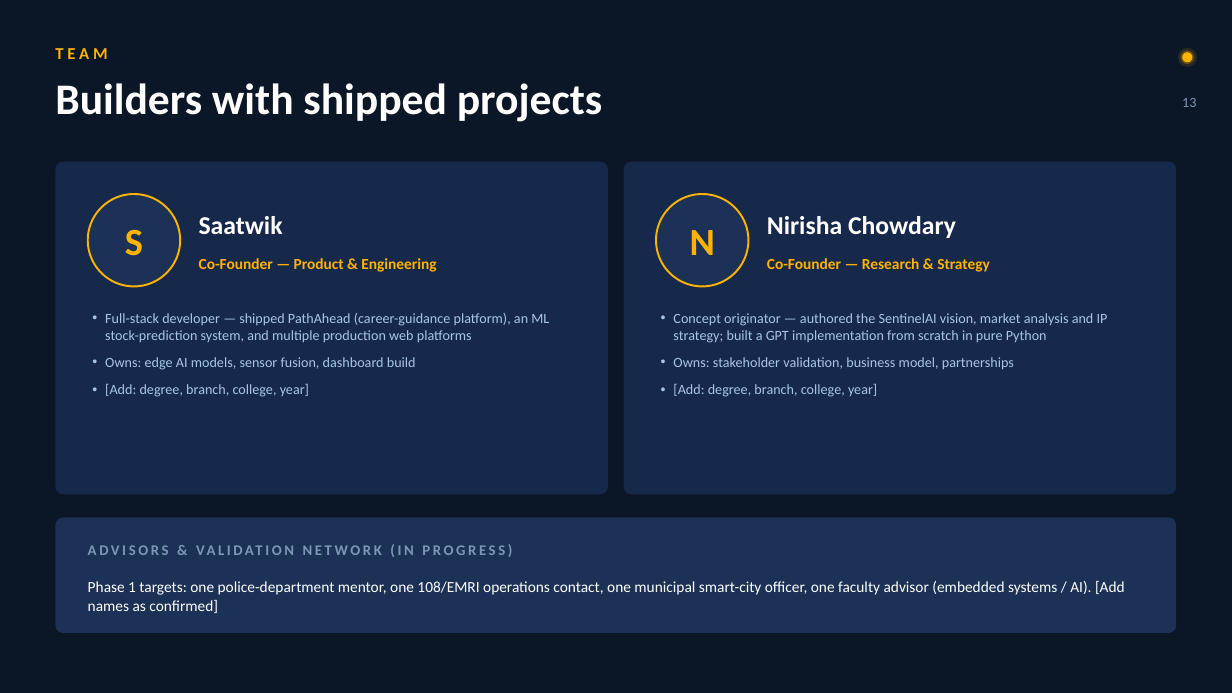
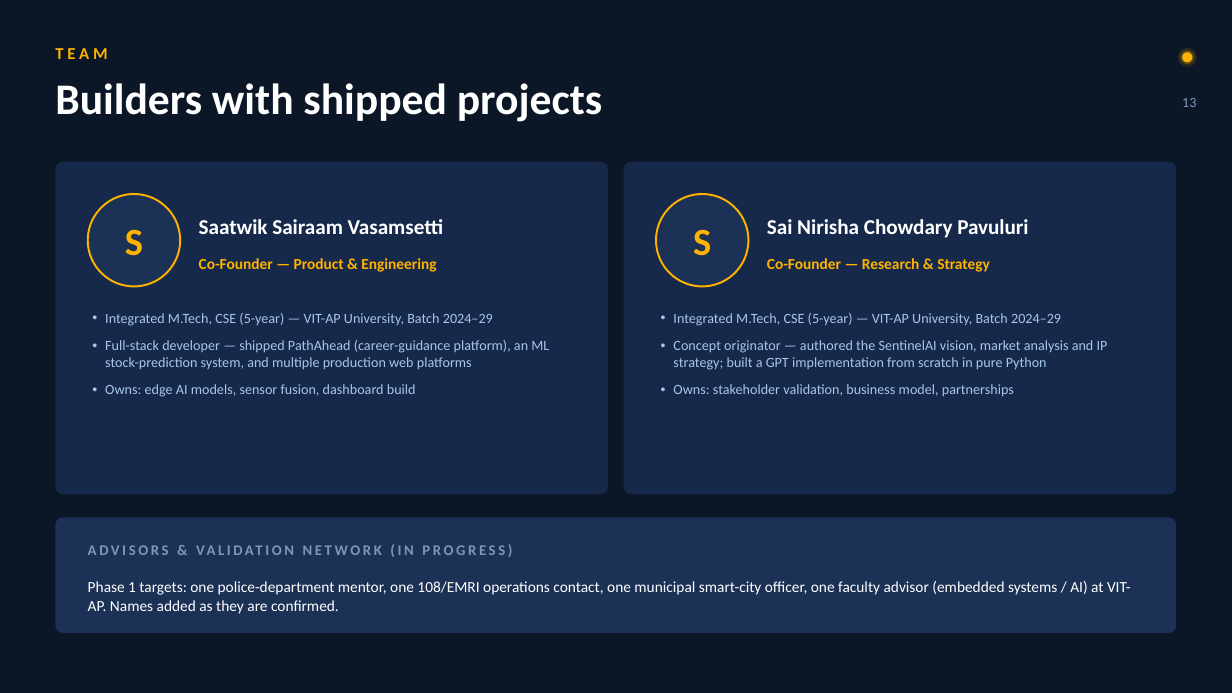
Before and after one commit to saatwik-1157/project_PathAhead, a slide deck: slide 13 of sentinelai/SentinelAI_Execution_Plan.pptx. Drawn at 1232x693 pixels with LibreOffice and Linux fonts; fonts in the diff are those of the drawing. Boxes give left, top, right and bottom in pixels: in the first picture for what was removed or moved away, otherwise in the second. Text is boxed around its words. In the diff, an @@ line names an element or a change of style, - is before the commit and + after.

Commit message:
feat: fill SentinelAI team details, add team-profile PDF
Real member details (Saatwik Sairaam Vasamsetti, Sai Nirisha Chowdary
Pavuluri — Integrated M.Tech CSE, VIT-AP, batch 2024-29) and contact emails
across deck, TEAM.md and new SentinelAI_Team_Profiles.pdf. Only the demo
video link placeholder remains.

```diff
--- a/sentinelai/SentinelAI_Execution_Plan.pptx
+++ b/sentinelai/SentinelAI_Execution_Plan.pptx
@@ text at [199,219,444,234]: text changed; size 20 to 16.5 pt @@
-Saatwik
+Saatwik Sairaam Vasamsetti
@@ text at [693,229,711,256]: text changed @@
-N
+S
@@ text at [767,219,1028,238]: text changed; size 20 to 16.5 pt @@
-Nirisha Chowdary
+Sai Nirisha Chowdary Pavuluri
@@ text at [105,313,493,326]: paragraph added @@
+• Integrated M.Tech, CSE (5-year) — VIT-AP University, Batch 2024–29
@@ text at [673,313,1061,326]: paragraph added @@
+• Integrated M.Tech, CSE (5-year) — VIT-AP University, Batch 2024–29
@@ text at [105,384,309,397]: paragraph removed @@
-• [Add: degree, branch, college, year]
@@ text at [673,384,877,397]: paragraph removed @@
-• [Add: degree, branch, college, year]
@@ text at [88,581,1131,614]: text changed @@
-Phase 1 targets: one police-department mentor, one 108/EMRI operations contact, one municipal smart-city officer, one faculty advisor (embedded systems / AI). [Add names as confirmed]
+Phase 1 targets: one police-department mentor, one 108/EMRI operations contact, one municipal smart-city officer, one faculty advisor (embedded systems / AI) at VIT-AP. Names added as they are confirmed.
```
Also in this commit, not shown: 2 other slides changed, 5 other files.
